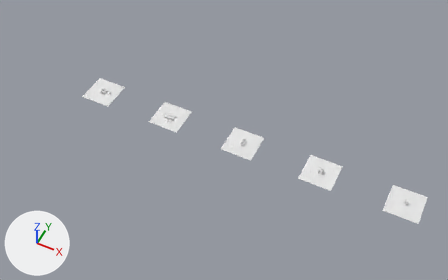
The Blender file resources/resources_cargoes.blend: old version first, new version second.
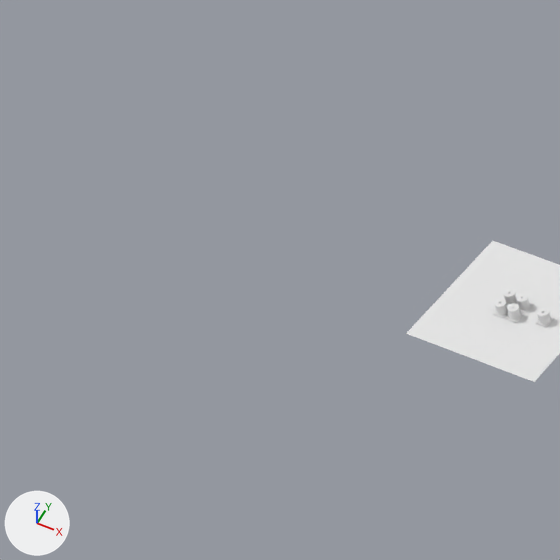
There are two pictures of each version: one whole from a 50 mm camera at (0.12, -22.73, 28.1) aimed at (-11.26, 0.01, -0.33), one close up on the part from 0% to 25% of the width and 11% to 51% of the height. Lighting does not change. The marker at lower left points along +X, +Y and +Z.

In view in the first close-up: 'Paper4', 'Plane.005'.
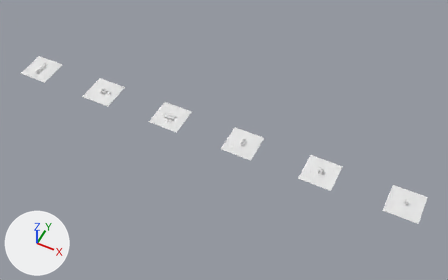
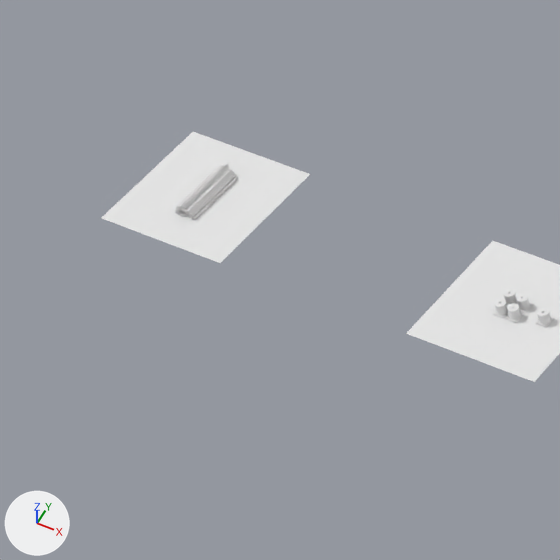
Changed parts and their boxes (x1, y1, x2, y2) in the close-ups (560 x 560 px):
'Plane.006', added: after (101, 132, 310, 263)
'Steel1', added: after (174, 164, 237, 220)

Patch to the scene script:
```diff
--- a/resources/resources_cargoes.blend.py
+++ b/resources/resources_cargoes.blend.py
@@ me_cube_009 @@
+me_cube_009.from_pydata(...)  # 544 vertices, 510 faces; spans x -0.163..0.165, y -0.49..0.51, z -0.005..0.202
+me_cube_009.materials.append(mat_rail_steelshiny)
@@ ob_steel1 @@
+ob_steel1 = bpy.data.objects.new('Steel1', me_cube_009)
+ob_steel1.location = (-25.0, 0.0, 0.0)
@@ ob_plane_006 @@
+ob_plane_006 = bpy.data.objects.new('Plane.006', me_plane_001.copy())  # the mesh of ob_plane_005
+ob_plane_006.location = (-25.0, 0.0, 0.0)
```
